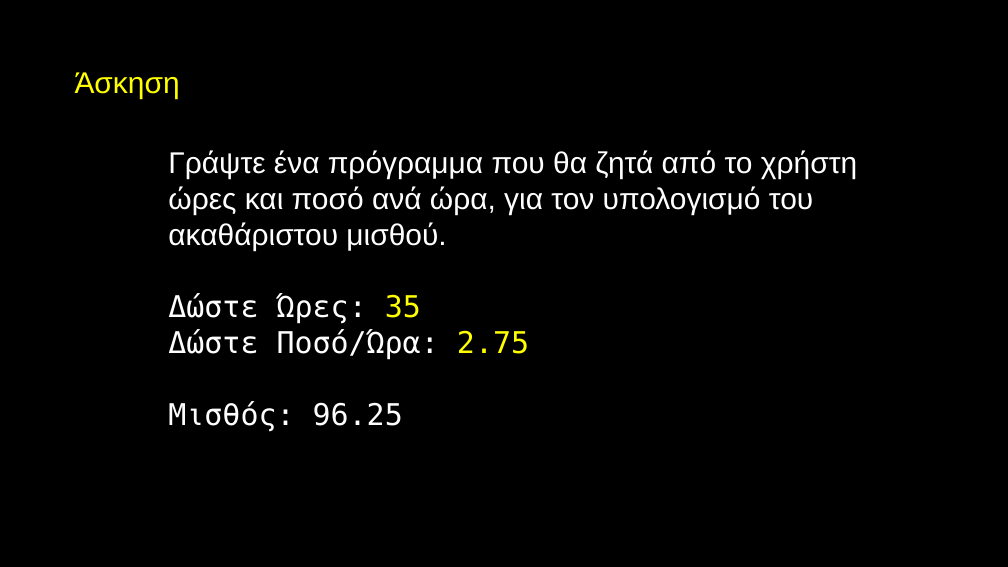
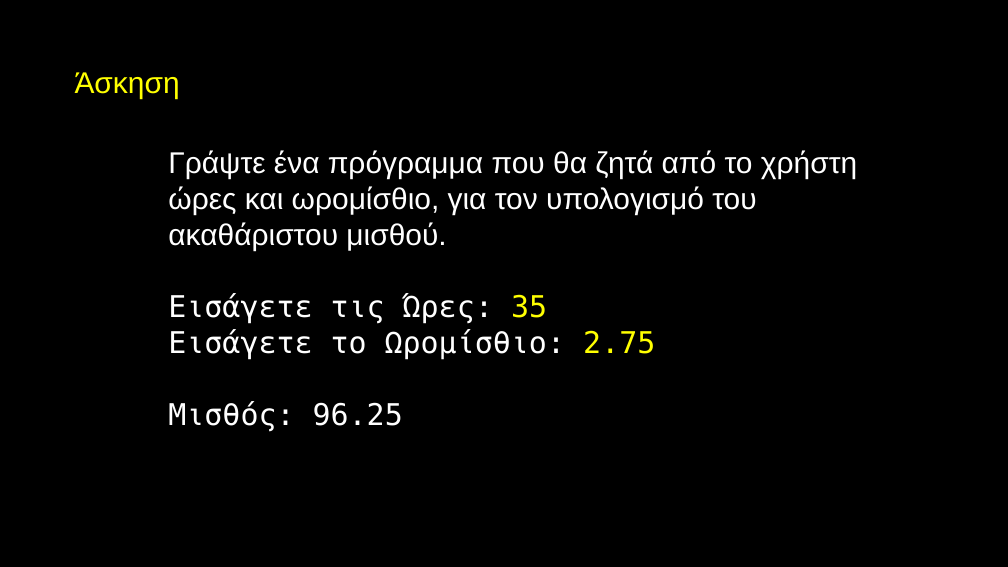
Before and after one commit to csev/py4e, a slide deck: slide 33 of lectures3/gr/Pythonlearn-02-Expressions.pptx. Drawn at 1008x567 pixels with LibreOffice and Linux fonts; fonts in the diff are those of the drawing. Boxes give left, top, right and bottom in pixels: in the first picture for what was removed or moved away, otherwise in the second. Text is boxed around its words. In the diff, an @@ line names an element or a change of style, - is before the commit and + after.

```diff
--- a/lectures3/gr/Pythonlearn-02-Expressions.pptx
+++ b/lectures3/gr/Pythonlearn-02-Expressions.pptx
@@ text at (168, 150, 857, 360): text changed @@
-Γράψτε ένα πρόγραμμα που θα ζητά από το χρήστη ώρες και ποσό ανά ώρα, για τον υπολογισμό του ακαθάριστου μισθού.
-Δώστε Ώρες: 35
-Δώστε Ποσό/Ώρα: 2.75
+Γράψτε ένα πρόγραμμα που θα ζητά από το χρήστη ώρες και ωρομίσθιο, για τον υπολογισμό του ακαθάριστου μισθού.
+Εισάγετε τις Ώρες: 35
+Εισάγετε το Ωρομίσθιο: 2.75
```
Also in this commit, not shown: 2 other files.
